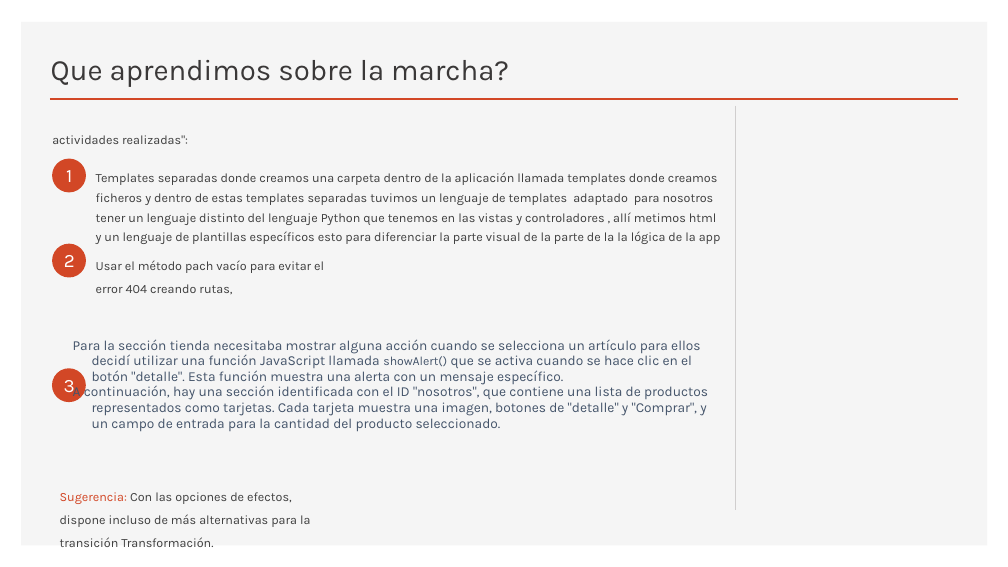
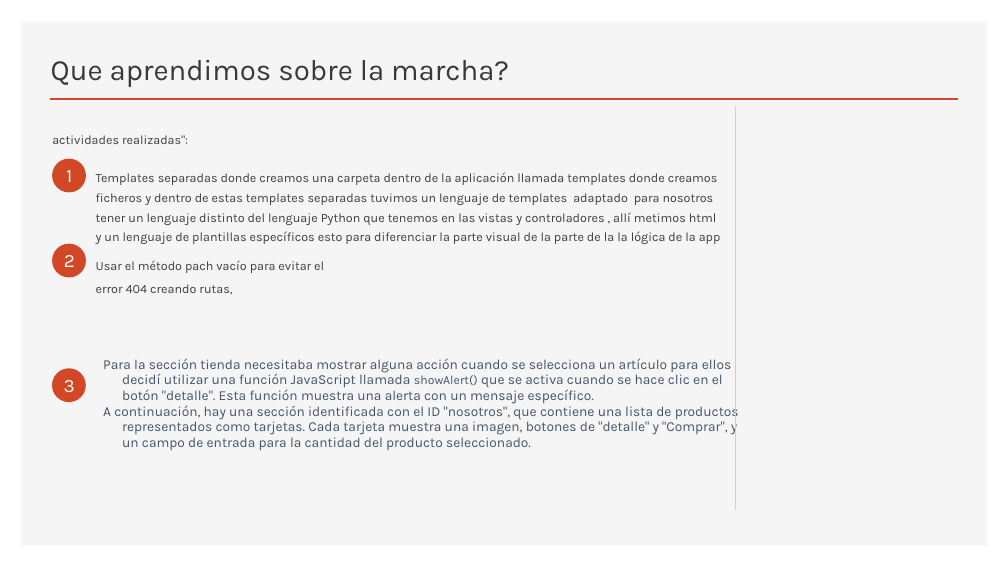
Before and after one commit to 4valen/Examenc, a slide deck: slide 5 of Examen PW.pptx. Drawn at 1008x567 pixels with LibreOffice and Linux fonts; fonts in the diff are those of the drawing. Boxes give left, top, right and bottom in pixels: in the first picture for what was removed or moved away, otherwise in the second. Text is boxed around its words. In the diff, an @@ line names an element or a change of style, - is before the commit and + after.

```diff
--- a/Examen PW.pptx
+++ b/Examen PW.pptx
@@ text "Para la sección tienda necesitaba ...": place and size @@
-text "Para la sección tienda necesitaba ..." at box(73, 339, 708, 431)
+text "Para la sección tienda necesitaba ..." at box(103, 358, 739, 450)
@@ text removed at box(60, 492, 310, 547) @@
-Sugerencia: Con las opciones de efectos, dispone incluso de más alternativas para la transición Transformación.
```
Also in this commit, not shown: 2 other slides changed.
